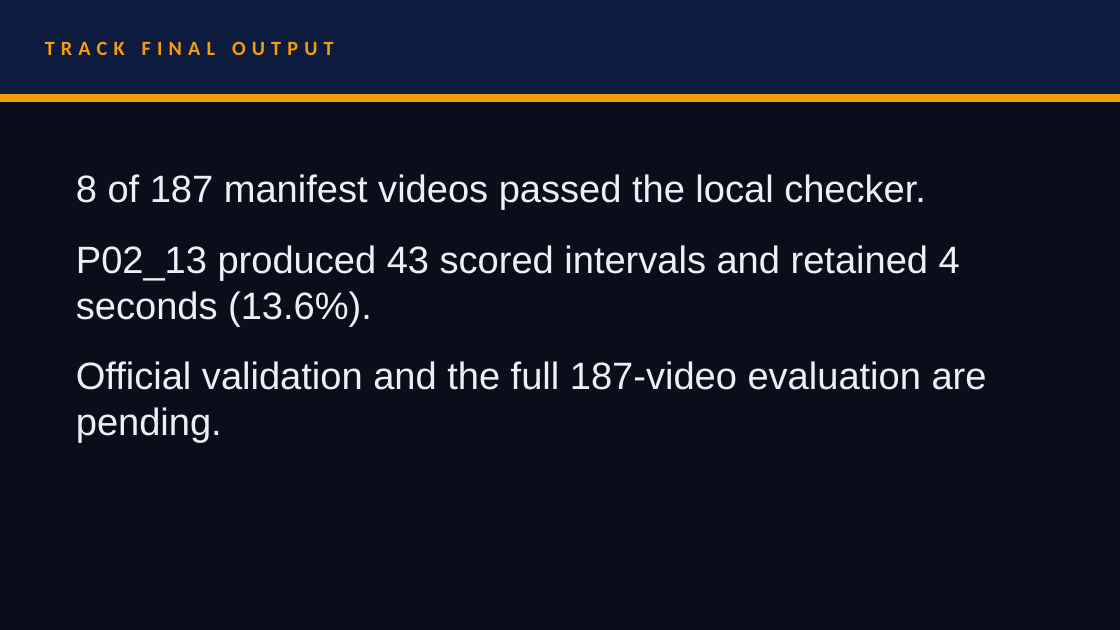
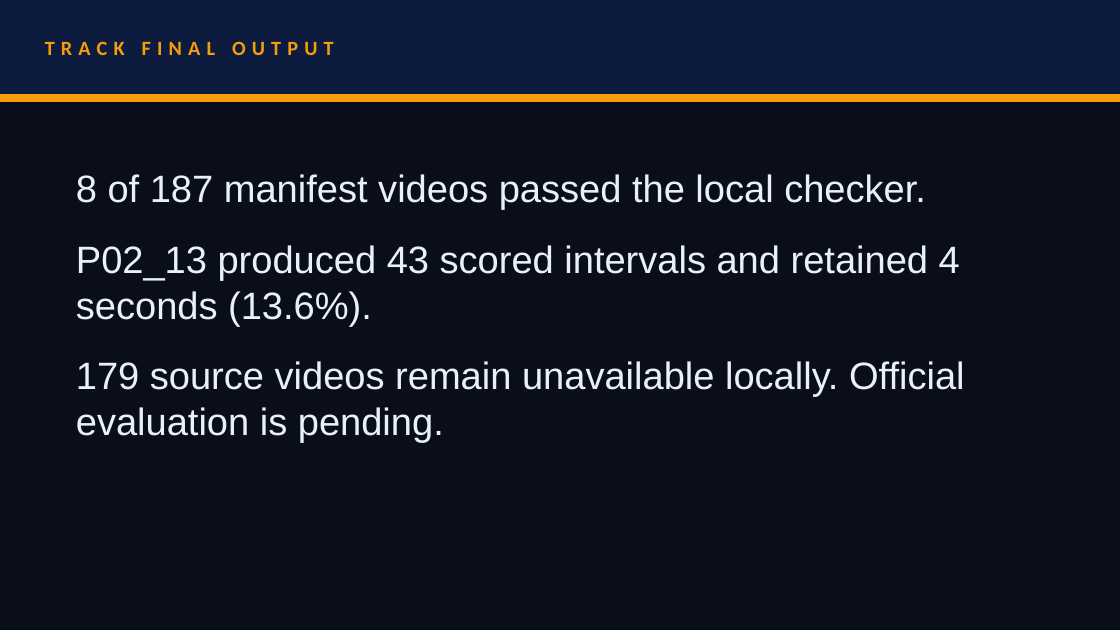
Before and after one commit to ArhamChoudhary-ui/DentiLens, a slide deck: slide 5 of reference/submission/DentiLens-Track4-Presentation.pptx. Drawn at 1120x630 pixels with LibreOffice and Linux fonts; fonts in the diff are those of the drawing. Boxes give left, top, right and bottom in pixels: in the first picture for what was removed or moved away, otherwise in the second. Text is boxed around its words. In the diff, an @@ line names an element or a change of style, - is before the commit and + after.

```diff
--- a/reference/submission/DentiLens-Track4-Presentation.pptx
+++ b/reference/submission/DentiLens-Track4-Presentation.pptx
@@ text at (76, 361, 965, 443): text changed @@
-Official validation and the full 187-video evaluation are pending.
+179 source videos remain unavailable locally. Official evaluation is pending.
```
Also in this commit, not shown: 5 other slides changed, 18 other files.
